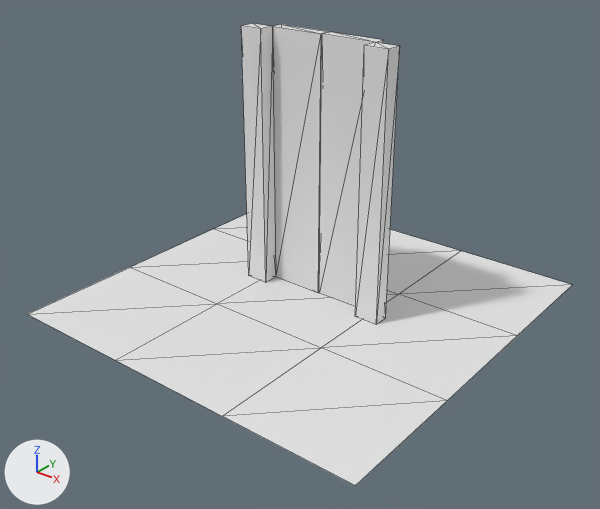
Before and after pictures for a commit that changed the OBJ model src/main/resources/assets/hbm/models/leafia/elevators/otis_s6_floor.obj.
Both versions are drawn from a 50 mm lens placed at (3.48, -4.46, 3.12), pointed at (0.1, -0.23, 0.5). The axes (+X, +Y, +Z) are drawn at lower left. The lights are the same throughout. Mesh edges are drawn as thin lines. Where no turn or scale is listed for an object, it has been applied to the vertices.

Names of what the first picture shows: 'DoorL', 'DoorR', 'Frames', 'Plane'.
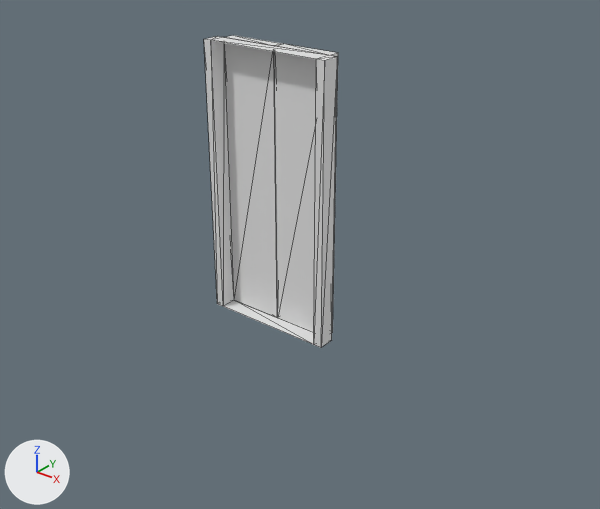
Diff of the bpy script that builds the scene:
```diff
--- a/src/main/resources/assets/hbm/models/leafia/elevators/otis_s6_floor.obj.py
+++ b/src/main/resources/assets/hbm/models/leafia/elevators/otis_s6_floor.obj.py
@@ me_doorl @@
 me_doorl.from_pydata(...)  # 8 vertices, 12 faces; spans x -0.44..0.0, y 0.12..0.22, z 0.0..2.0
 # used by ob_doorl; location = (0.0, 0.0, 0.0)
+# me_doorl part 1: the whole mesh is moved by (0.0, -0.5, 0.0)
@@ me_doorr @@
 me_doorr.from_pydata(...)  # 8 vertices, 12 faces; spans x 0.0..0.44, y 0.12..0.22, z 0.0..2.0
 # used by ob_doorr; location = (0.0, 0.0, 0.0)
+# me_doorr part 2: the whole mesh is moved by (0.0, -0.5, 0.0)
@@ me_frames @@
 # used by ob_frames; location = (0.0, 0.0, 0.0)
-me_frames.from_pydata(...)  # 16 vertices, 24 faces; spans x -0.62..0.62, y 0.0..0.13, z 0.0..2.0
+me_frames.from_pydata(...)  # 16 vertices, 28 faces; spans x -0.5..0.5, y -0.5..-0.37, z 0.0..2.0
+# me_frames part 3: the whole mesh is rebuilt
@@ ob_plane @@
-ob_plane = bpy.data.objects.new('Plane', me_plane)
-ob_plane.location = (0.0, 0.0, 0.0)
```

Location of each change, (x1, y1, x2, y2) in pixels of the pictures (600 x 509 px):
'Plane', deleted: before (28, 214, 572, 486)
'Frames', reshaped (16% narrower): before (241, 23, 400, 325); after (204, 36, 337, 347)
'DoorL', mesh moved: before (273, 24, 328, 293); after (224, 35, 283, 318)
'DoorR', mesh moved: before (319, 32, 383, 306); after (274, 44, 338, 333)
